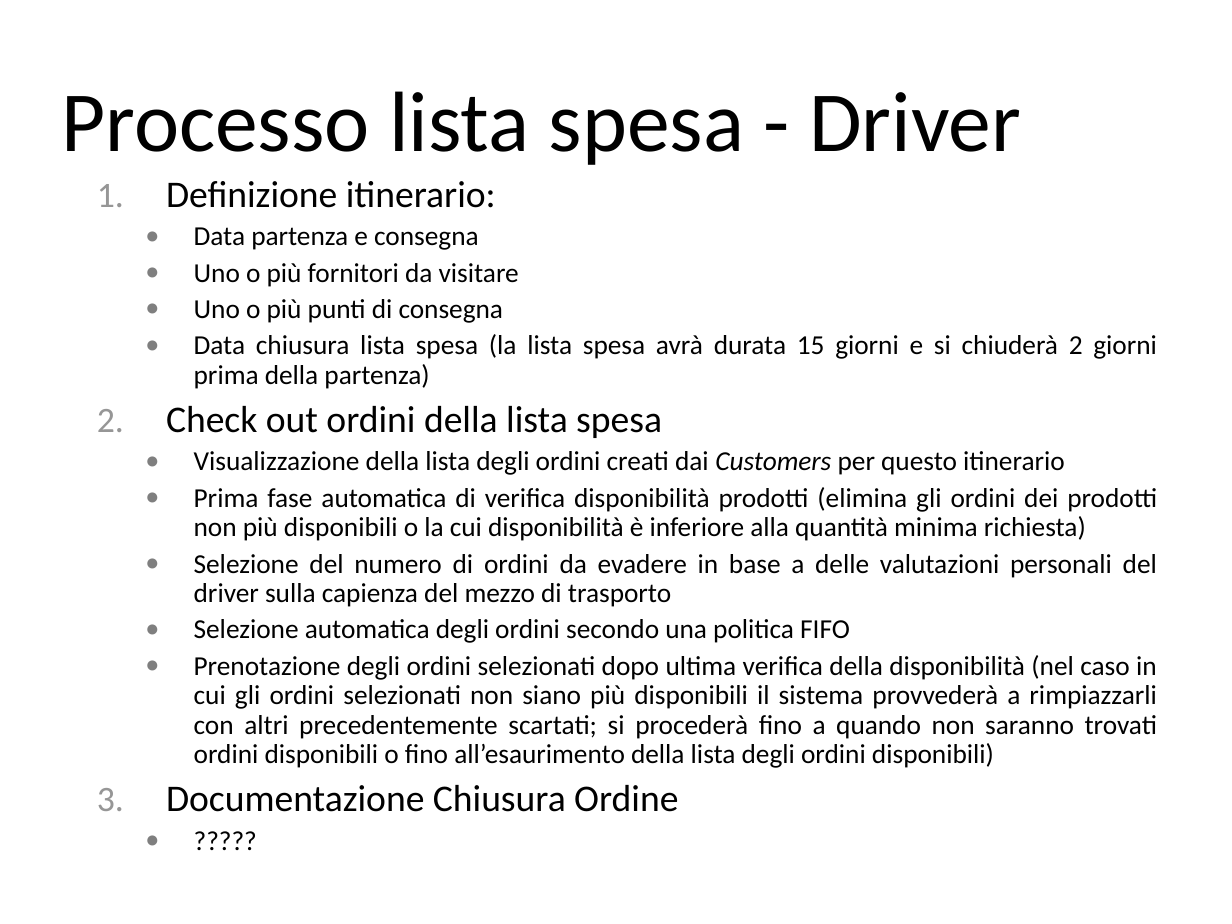
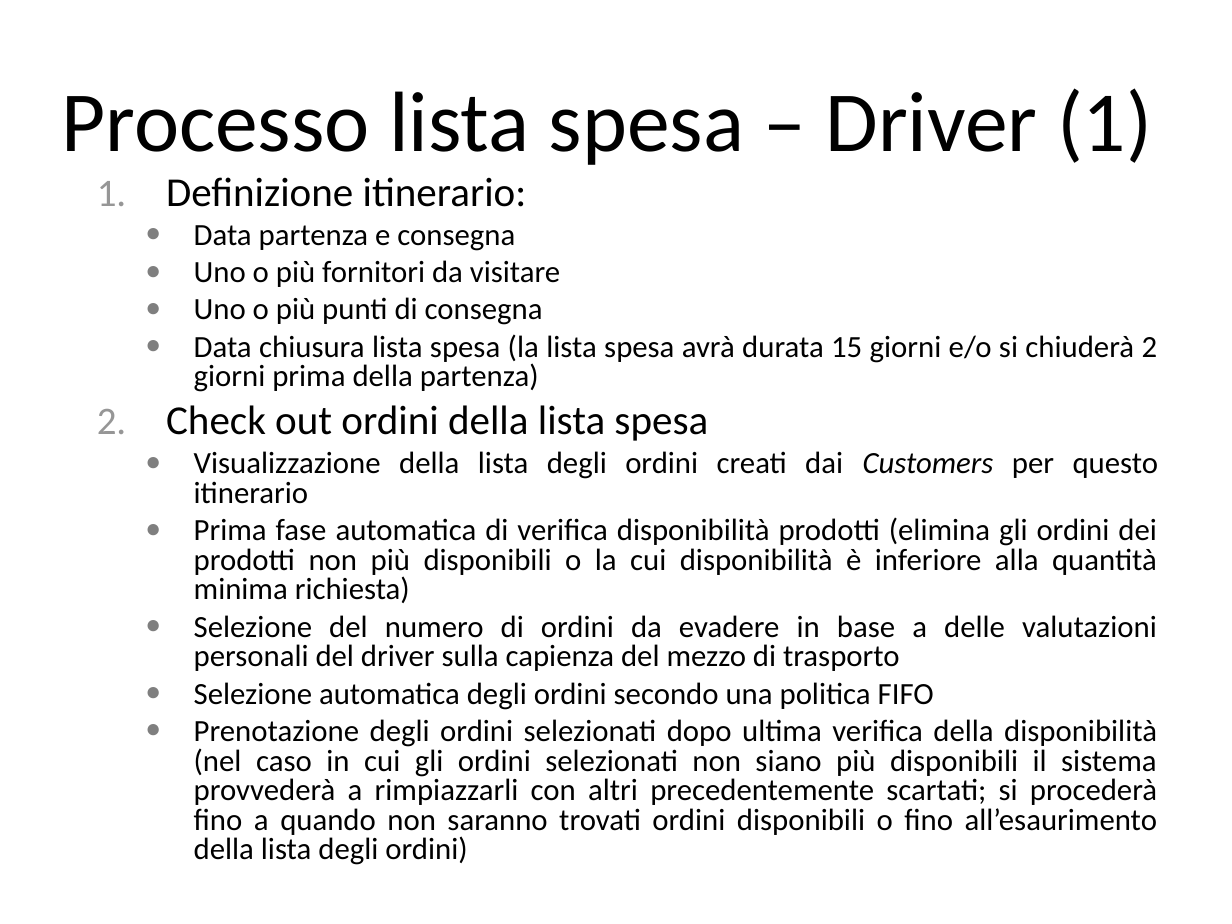
Before and after one commit to ZhangUranus/amicidelgas, a slide deck: slide 9 of trunk/WorkingOfBiz/risorse gassose/G.A.S. 2.2.ppt. Drawn at 1232x924 pixels with LibreOffice and Linux fonts; fonts in the diff are those of the drawing; background and template pictures are left out. Boxes give left, top, right and bottom in pixels: in the first picture for what was removed or moved away, otherwise in the second. Text is boxed around its words. In the diff, an @@ line names an element or a change of style, - is before the commit and + after.

```diff
--- a/trunk/WorkingOfBiz/risorse gassose/G.A.S. 2.2.ppt
+++ b/trunk/WorkingOfBiz/risorse gassose/G.A.S. 2.2.ppt
@@ title at (62, 88, 1152, 165): text changed @@
-Processo lista spesa - Driver
+Processo lista spesa – Driver (1)
@@ text at (166, 177, 1159, 710): size 22 to 24 pt in "Definizione itinerario:", "Check out ordini della lista spesa"; size 16 to 18 pt in "Data partenza e consegna", "Uno o più fornitori da visitare", "Uno o più punti di consegna", "Visualizzazione della lista degli ordini creati dai ..." and 3 more places; line spacing 0.9 to 0.8 @@
@@ text at (194, 334, 1158, 392): text changed; size 16 to 18 pt @@
-  ● Data chiusura lista spesa (la lista spesa avrà durata 15 giorni e si chiuderà 2 giorni prima della partenza)
+  ● Data chiusura lista spesa (la lista spesa avrà durata 15 giorni e/o si chiuderà 2 giorni prima della partenza)
@@ text at (194, 719, 1157, 865): text changed; size 16 to 18 pt @@
-  ● Prenotazione degli ordini selezionati dopo ultima verifica della disponibilità (nel caso in cui gli ordini selezionati non siano più disponibili il sistema provvederà a rimpiazzarli con altri precedentemente scartati; si procederà fino a quando non saranno trovati ordini disponibili o fino all’esaurimento della lista degli ordini disponibili)
-3. Documentazione Chiusura Ordine
-  ● ?????
+  ● Prenotazione degli ordini selezionati dopo ultima verifica della disponibilità (nel caso in cui gli ordini selezionati non siano più disponibili il sistema provvederà a rimpiazzarli con altri precedentemente scartati; si procederà fino a quando non saranno trovati ordini disponibili o fino all’esaurimento della lista degli ordini)
```
Also in this commit, not shown: 2 other slides changed, 3 slides added, 1 slide removed, 2 other files.
